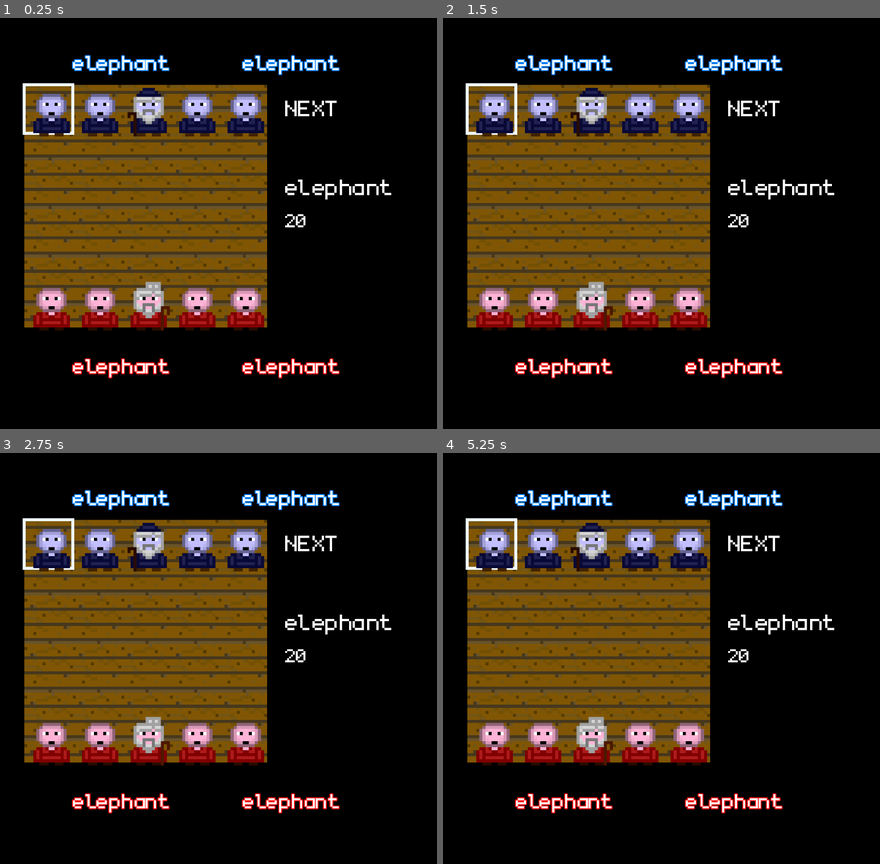
Above: before the commit, frames 1-4 (two rows, left to right).
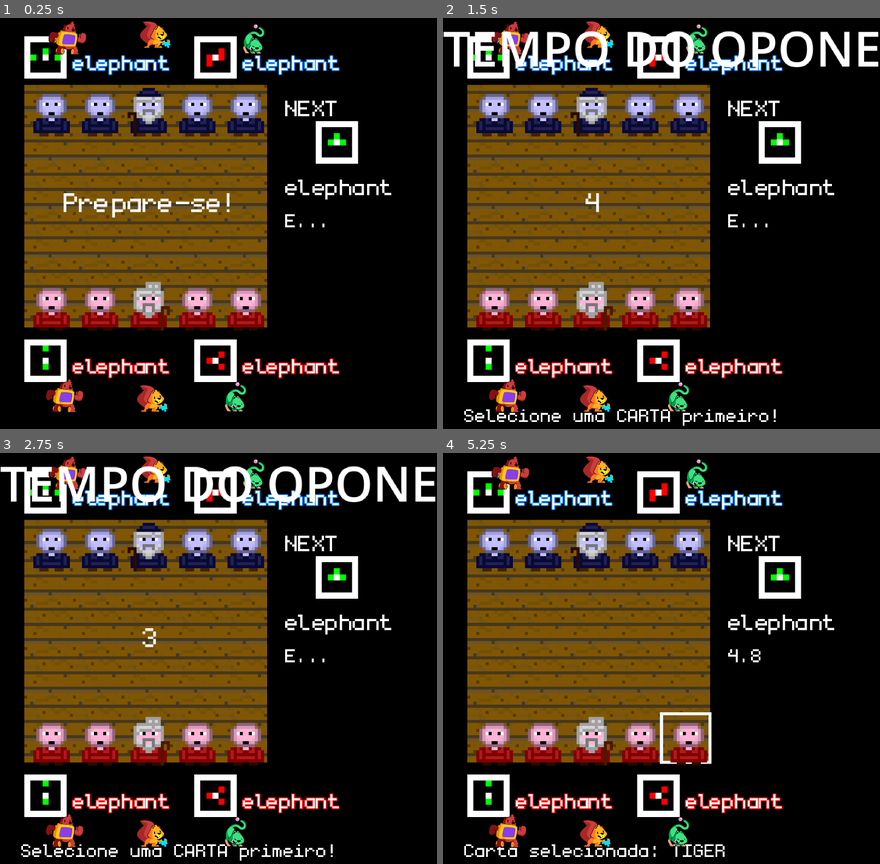
Above: after the commit, the same moments.

Repository: JoaoVitor615/onitama
Game: Godot game, scene res://scenes/Main.tscn
The game is run twice, just before and just after one commit, with the same random seed, the same clock (stepped at 60 frames per second) and the same inputs. The engine's default icon, where the game draws it, is replaced by a stand-in: a white triangle on a blue panel in a dark square.
Inputs (mouse positions are in pixels of both pictures, inside the frame that each line leads up to; where the layout moved, square brackets give the same spot in the first picture):
- Up to frame 1 (0.25 s): no input
- Up to frame 2 (1.5 s): click (508, 396) [687, 63] at 0.5 s; click (539, 59) at 1.27 s
- Up to frame 3 (2.75 s): click (174, 494) at 2.02 s
- Up to frame 4 (5.25 s): click (526, 847) at 2.77 s; click (613, 847) at 3.52 s; click (678, 847) at 4.27 s; click "elephant" at 5 s

The runs differ from the first frame. In frame 1, 5.6% of the frame differs, in the area x 5-82%, y 0-96%; in frame 2, 8.6%; in frame 3, 8.6%, in the area x 0-100%, y 0-100%; in frame 4, 5.9%.
Error before the commit: Parse Error: Mixed use of tabs and spaces for indentation. (res://GameBoard/GameBoard.gd:472)

Commit message:
TIMER + POWER UPS

Diff:
--- a/game/GameBoard/GameBoard.gd
+++ b/game/GameBoard/GameBoard.gd
@@ -266,6 +266,33 @@
 func _on_Cursor_accept_pressed(cell: Vector2) -> void:
 	var unit_at_cell = _units.get(cell, null)
 
+	if _is_selecting_freeze_target:
+		if unit_at_cell:
+			# Verifica se é uma peça INIMIGA
+			if (current_turn == PlayerTurn.RED and unit_at_cell.invert_movement) or \
+			   (current_turn == PlayerTurn.BLUE and not unit_at_cell.invert_movement):
+
+				# Sucesso! Congela a peça
+				unit_at_cell.frozen_turns = 2 # Pula 2 turnos deste peão
+				# Opcional: Mudar a cor para azulado
+				unit_at_cell.get_node("PathFollow2D/Sprite").modulate = Color.CYAN
+				print(unit_at_cell.name, " está congelado por 2 rodadas!")
+
+				# Marca o power-up como usado
+				if current_turn == PlayerTurn.RED:
+					_red_powerup_used[3] = true
+				else:
+					_blue_powerup_used[3] = true
+
+				_is_selecting_freeze_target = false
+				_update_button_interactivity() # Desabilita o botão
+			else:
+				print("Você deve selecionar um peão INIMIGO.")
+		else:
+			print("Seleção de congelar cancelada.")
+			_is_selecting_freeze_target = false
+		return # Para a execução aqui
+
 	if not _active_unit:
 		# 1. NENHUMA UNIDADE SELECIONADA
 		if _selected_card == null:
@@ -273,7 +300,9 @@
 			return
 
 		if unit_at_cell:
-
+			if unit_at_cell.frozen_turns > 0:
+				print(unit_at_cell.name, " está congelado! Não pode ser selecionado.")
+				return
 			# --- VERIFICAÇÃO DE TURNO (CORRIGIDA) ---
 			# É o turno do VERMELHO (Bottom, false), mas a peça é AZUL (Top, true)?
 			if current_turn == PlayerTurn.RED and unit_at_cell.invert_movement:
@@ -336,6 +365,19 @@
 		game_label.label_settings.font_color = 0xff0000ff
 
 		game_label.text = "--- TURNO: JOGADOR VERMELHO ---"
+	print("--- Fase de Descongelamento ---")
+	for unit in _units.values():
+		# Só diminui o contador do jogador QUE VAI JOGAR AGORA
+		if (current_turn == PlayerTurn.RED and not unit.invert_movement) or \
+			(current_turn == PlayerTurn.BLUE and unit.invert_movement):
+
+			if unit.frozen_turns > 0:
+				unit.frozen_turns -= 1
+				print(unit.name, " tem mais ", unit.frozen_turns, " turnos congelado.")
+				if unit.frozen_turns == 0:
+					print(unit.name, " DESCONGELOU!")
+					# Opcional: Resetar a cor
+					unit.get_node("PathFollow2D/Sprite").modulate = Color.WHITE
 	_update_button_interactivity() # Atualiza quais botões podem ser clicados
 	_start_turn_timer() # Inicia o timer para o PRÓXIMO jogador
 
@@ -470,17 +512,16 @@
 
 # Trava/Destrava todos os 10 botões (Cartas e Poderes)
 func _set_all_ui_disabled(is_disabled: bool) -> void:
-	 red_card_button_1.disabled = is_disabled
-	 red_card_button_2.disabled = is_disabled
-	 blue_card_button_1.disabled = is_disabled
-	 blue_card_button_2.disabled = is_disabled
-
-	 red_powerup_1.disabled = is_disabled
-	 red_powerup_2.disabled = is_disabled
-	 red_powerup_3.disabled = is_disabled
-	 blue_powerup_1.disabled = is_disabled
-	 blue_powerup_2.disabled = is_disabled
-	 blue_powerup_3.disabled = is_disabled
+	red_card_button_1.disabled = is_disabled
+	red_card_button_2.disabled = is_disabled
+	blue_card_button_1.disabled = is_disabled
+	blue_card_button_2.disabled = is_disabled
+	red_powerup_1.disabled = is_disabled
+	red_powerup_2.disabled = is_disabled
+	red_powerup_3.disabled = is_disabled
+	blue_powerup_1.disabled = is_disabled
+	blue_powerup_2.disabled = is_disabled
+	blue_powerup_3.disabled = is_disabled
 
 func _play_powerup_animation(text: String) -> void:
 	_ui_locked = true
@@ -494,3 +535,64 @@
 	powerup_label.visible = false
 	_ui_locked = false
 	# NÃO re-habilita aqui, deixa o _update_button_interactivity fazer isso
+func _on_red_powerup_1_pressed() -> void:
+	if _red_powerup_used[1] or current_turn != PlayerTurn.RED: return
+
+	_red_powerup_used[1] = true
+	await _play_powerup_animation("TEMPO DO OPONENTE REDUZIDO!")
+	_next_turn_time = 5.0 # Afeta o próximo turno (do Azul)
+	_update_button_interactivity() # Atualiza a UI (desabilita este botão)
+
+func _on_blue_powerup_1_pressed() -> void:
+	if _blue_powerup_used[1] or current_turn != PlayerTurn.BLUE: return
+
+	_blue_powerup_used[1] = true
+	await _play_powerup_animation("TEMPO DO OPONENTE REDUZIDO!")
+	_next_turn_time = 5.0 # Afeta o próximo turno (do Vermelho)
+	_update_button_interactivity()
+
+func _on_red_powerup_2_pressed() -> void:
+	if _red_powerup_used[2] or current_turn != PlayerTurn.RED: return
+
+	_red_powerup_used[2] = true
+	await _play_powerup_animation("TROCA DE CARTAS ATIVADA!")
+
+	var temp_card = _red_card_1
+	_red_card_1 = _blue_card_1
+	_blue_card_1 = temp_card
+
+	_update_card_visuals() # Atualiza as texturas
+	_update_button_interactivity()
+
+func _on_blue_powerup_2_pressed() -> void:
+	if _blue_powerup_used[2] or current_turn != PlayerTurn.BLUE: return
+
+	_blue_powerup_used[2] = true
+	await _play_powerup_animation("TROCA DE CARTAS ATIVADA!")
+
+	var temp_card = _red_card_1
+	_red_card_1 = _blue_card_1
+	_blue_card_1 = temp_card
+
+	_update_card_visuals()
+	_update_button_interactivity()
+
+func _on_red_powerup_3_pressed() -> void:
+	if _red_powerup_used[3] or current_turn != PlayerTurn.RED: return
+
+	await _play_powerup_animation("CONGELAR!")
+
+	print("Selecione um peão INIMIGO para congelar.")
+	_is_selecting_freeze_target = true
+	_selected_card = null # Cancela seleção de carta
+	_update_button_interactivity() # Re-habilita botões para cancelar
+
+func _on_blue_powerup_3_pressed() -> void:
+	if _blue_powerup_used[3] or current_turn != PlayerTurn.BLUE: return
+
+	await _play_powerup_animation("CONGELAR!")
+
+	print("Selecione um peão INIMIGO para congelar.")
+	_is_selecting_freeze_target = true
+	_selected_card = null
+	_update_button_interactivity()
--- a/game/scenes/Main.tscn
+++ b/game/scenes/Main.tscn
@@ -10,6 +10,9 @@
 [ext_resource type="PackedScene" uid="uid://bv1ul1qynrdwd" path="res://GameBoard/Cursor/Cursor.tscn" id="8_cvmbd"]
 [ext_resource type="PackedScene" uid="uid://d4mhjq651egt" path="res://Units/Unit.tscn" id="9_ft6cd"]
 [ext_resource type="FontFile" uid="uid://bxhuwhfib2ly1" path="res://GameBoard/Cards/monogram/ttf/monogram.ttf" id="10_lhr70"]
+[ext_resource type="Texture2D" uid="uid://don6rhlapjhye" path="res://Units/bear.png" id="11_qmy6f"]
+[ext_resource type="Texture2D" uid="uid://ceanoo0yxcj8i" path="res://Units/squirrel.png" id="12_mwfav"]
+[ext_resource type="Texture2D" uid="uid://x4kxxdinjx3r" path="res://Units/bugcat.png" id="13_3p2gp"]
 
 [sub_resource type="TileSetAtlasSource" id="TileSetAtlasSource_5tkph"]
 texture = ExtResource("1_q8u5g")
@@ -152,6 +155,125 @@
 font = SubResource("FontVariation_wp0k4")
 font_size = 14
 
+[sub_resource type="Animation" id="Animation_lhr70"]
+resource_name = "reduce_time"
+length = 3.0
+tracks/0/type = "value"
+tracks/0/imported = false
+tracks/0/enabled = true
+tracks/0/path = NodePath(".:text")
+tracks/0/interp = 1
+tracks/0/loop_wrap = true
+tracks/0/keys = {
+"times": PackedFloat32Array(0, 3),
+"transitions": PackedFloat32Array(1, 1),
+"update": 1,
+"values": ["TEMPO REDUZIDO!", "TEMPO REDUZIDO!"]
+}
+tracks/1/type = "value"
+tracks/1/imported = false
+tracks/1/enabled = false
+tracks/1/path = NodePath(".:visible")
+tracks/1/interp = 1
+tracks/1/loop_wrap = true
+tracks/1/keys = {
+"times": PackedFloat32Array(0, 3),
+"transitions": PackedFloat32Array(1, 1),
+"update": 1,
+"values": [true, false]
+}
+
+[sub_resource type="Animation" id="Animation_wp0k4"]
+resource_name = "swap_cards"
+length = 3.0
+tracks/0/type = "value"
+tracks/0/imported = false
+tracks/0/enabled = true
+tracks/0/path = NodePath(".:text")
+tracks/0/interp = 1
+tracks/0/loop_wrap = true
+tracks/0/keys = {
+"times": PackedFloat32Array(0),
+"transitions": PackedFloat32Array(1),
+"update": 1,
+"values": ["TROCA DE CARTAS!"]
+}
+tracks/1/type = "value"
+tracks/1/imported = false
+tracks/1/enabled = true
+tracks/1/path = NodePath(".:visible")
+tracks/1/interp = 1
+tracks/1/loop_wrap = true
+tracks/1/keys = {
+"times": PackedFloat32Array(0, 3),
+"transitions": PackedFloat32Array(1, 1),
+"update": 1,
+"values": [true, false]
+}
+
+[sub_resource type="Animation" id="Animation_bjd11"]
+resource_name = "freeze_unit"
+length = 3.0
+tracks/0/type = "value"
+tracks/0/imported = false
+tracks/0/enabled = true
+tracks/0/path = NodePath(".:text")
+tracks/0/interp = 1
+tracks/0/loop_wrap = true
+tracks/0/keys = {
+"times": PackedFloat32Array(0),
+"transitions": PackedFloat32Array(1),
+"update": 1,
+"values": ["PEÃO CONGELADO!"]
+}
+tracks/1/type = "value"
+tracks/1/imported = false
+tracks/1/enabled = true
+tracks/1/path = NodePath(".:visible")
+tracks/1/interp = 1
+tracks/1/loop_wrap = true
+tracks/1/keys = {
+"times": PackedFloat32Array(0, 3),
+"transitions": PackedFloat32Array(1, 1),
+"update": 1,
+"values": [true, false]
+}
+
+[sub_resource type="Animation" id="Animation_qmy6f"]
+length = 0.001
+tracks/0/type = "value"
+tracks/0/imported = false
+tracks/0/enabled = true
+tracks/0/path = NodePath(".:text")
+tracks/0/interp = 1
+tracks/0/loop_wrap = true
+tracks/0/keys = {
+"times": PackedFloat32Array(0),
+"transitions": PackedFloat32Array(1),
+"update": 1,
+"values": [""]
+}
+tracks/1/type = "value"
+tracks/1/imported = false
+tracks/1/enabled = true
+tracks/1/path = NodePath(".:visible")
+tracks/1/interp = 1
+tracks/1/loop_wrap = true
+tracks/1/keys = {
+"times": PackedFloat32Array(0),
+"transitions": PackedFloat32Array(1),
+"update": 1,
+"values": [false]
+}
+
+[sub_resource type="AnimationLibrary" id="AnimationLibrary_mwfav"]
+_data = {
+&"RESET": SubResource("Animation_qmy6f"),
+&"freeze_unit": SubResource("Animation_bjd11"),
+&"reduce_time": SubResource("Animation_lhr70"),
+&"swap_cards": SubResource("Animation_wp0k4")
+}
+
 [node name="Main" type="Node2D"]
 
 [node name="Board" type="TileMapLayer" parent="."]
@@ -160,7 +282,7 @@
 tile_map_data = PackedByteArray("AAABAAIAAgAAAAAAAAABAAMAAgAAAAAAAAABAAQAAgAAAAAAAAACAAEAAgAAAAAAAAACAAIAAgAAAAAAAAACAA …(320 unchanged characters)…
 tile_set = SubResource("1")
 
-[node name="GameBoard" type="Node2D" parent="." node_paths=P …(114 unchanged characters)… rd_button", "timer_label", "start_label")]
+[node name="GameBoard" type="Node2D" parent="." node_paths=P …(114 unchanged characters)… rd_button", "timer_label", "start_label", "powerup_label", "red_powerup_1", "red_powerup_2", "red_powerup_3", "blue_powerup_1", "blue_powerup_2", "blue_powerup_3")]
 script = ExtResource("5_qmy6f")
 red_card_button_1 = NodePath("RedCardButton1")
 red_card_button_2 = NodePath("RedCardButton2")
@@ -169,6 +291,13 @@
 neutral_card_button = NodePath("NeutralCardButton")
 timer_label = NodePath("TimerLabel")
 start_label = NodePath("StartLabel")
+powerup_label = NodePath("PowerUpLabel")
+red_powerup_1 = NodePath("RedPowerUp1")
+red_powerup_2 = NodePath("RedPowerUp2")
+red_powerup_3 = NodePath("RedPowerUp3")
+blue_powerup_1 = NodePath("BluePowerUp1")
+blue_powerup_2 = NodePath("BluePowerUp2")
+blue_powerup_3 = NodePath("BluePowerUp3")
 
 [node name="UnitOverlay" parent="GameBoard" instance=ExtResource("6_mwfav")]
 modulate = Color(0, 1, 0, 0.5647059)
@@ -389,46 +518,64 @@
 autowrap_mode = 3
 
 [node name="RedPowerUp1" type="TextureButton" parent="GameBoard"]
+offset_left = 14.999997
+offset_top = 121.0
+offset_right = 433.0
+offset_bottom = 491.0
+scale = Vector2(0.03, 0.03)
+texture_normal = ExtResource("11_qmy6f")
+stretch_mode = 0
+
+[node name="RedPowerUp2" type="TextureButton" parent="GameBoard"]
+offset_left = 45.0
+offset_top = 122.99999
+offset_right = 388.0
+offset_bottom = 425.0
+scale = Vector2(0.03, 0.03)
+texture_normal = ExtResource("12_mwfav")
+
+[node name="RedPowerUp3" type="TextureButton" parent="GameBoard"]
 offset_left = 74.0
-offset_top = 11.0
-offset_right = 88.0
-offset_bottom = 23.0
-
-[node name="RedPowerUp2" type="TextureButton" parent="GameBoard"]
-offset_left = 25.0
-offset_top = 9.0
-offset_right = 39.0
-offset_bottom = 21.0
-
-[node name="RedPowerUp3" type="TextureButton" parent="GameBoard"]
-offset_left = 50.0
-offset_top = 8.0
-offset_right = 64.0
-offset_bottom = 22.0
+offset_top = 121.99999
+offset_right = 315.0
+offset_bottom = 448.0
+scale = Vector2(0.03, 0.03)
+texture_normal = ExtResource("13_3p2gp")
 
 [node name="BluePowerUp1" type="TextureButton" parent="GameBoard"]
-offset_left = 19.0
-offset_top = 124.0
-offset_right = 37.0
-offset_bottom = 140.0
+offset_left = 16.0
+offset_top = 3.0000076
+offset_right = 434.0
+offset_bottom = 373.0
+scale = Vector2(0.03, 0.03)
+texture_normal = ExtResource("11_qmy6f")
 
 [node name="BluePowerUp2" type="TextureButton" parent="GameBoard"]
-offset_left = 49.0
-offset_top = 126.0
-offset_right = 63.0
-offset_bottom = 138.0
+offset_left = 46.0
+offset_top = 3.0
+offset_right = 389.0
+offset_bottom = 305.0
+scale = Vector2(0.03, 0.03)
+texture_normal = ExtResource("12_mwfav")
 
 [node name="BluePowerUp3" type="TextureButton" parent="GameBoard"]
-offset_left = 70.0
-offset_top = 125.0
-offset_right = 85.0
-offset_bottom = 139.0
+offset_left = 80.00001
+offset_top = 4.0000005
+offset_right = 321.0
+offset_bottom = 330.0
+scale = Vector2(0.03, 0.03)
+texture_normal = ExtResource("13_3p2gp")
+
+[node name="PowerUpAnimator" type="AnimationPlayer" parent="GameBoard"]
+root_node = NodePath("../PowerUpLabel")
+libraries = {
+&"": SubResource("AnimationLibrary_mwfav")
+}
 
 [node name="PowerUpLabel" type="Label" parent="GameBoard"]
 visible = false
 offset_right = 40.0
 offset_bottom = 23.0
-text = "PODER ATIVADO!"
 
 [connection signal="accept_pressed" from="GameBoard/Cursor" to="GameBoard" method="_on_Cursor_accept_pressed"]
 [connection signal="moved" from="GameBoard/Cursor" to="GameBoard" method="_on_Cursor_moved"]
Not shown: 1 places in game/scenes/Main.tscn that only renumber resources
